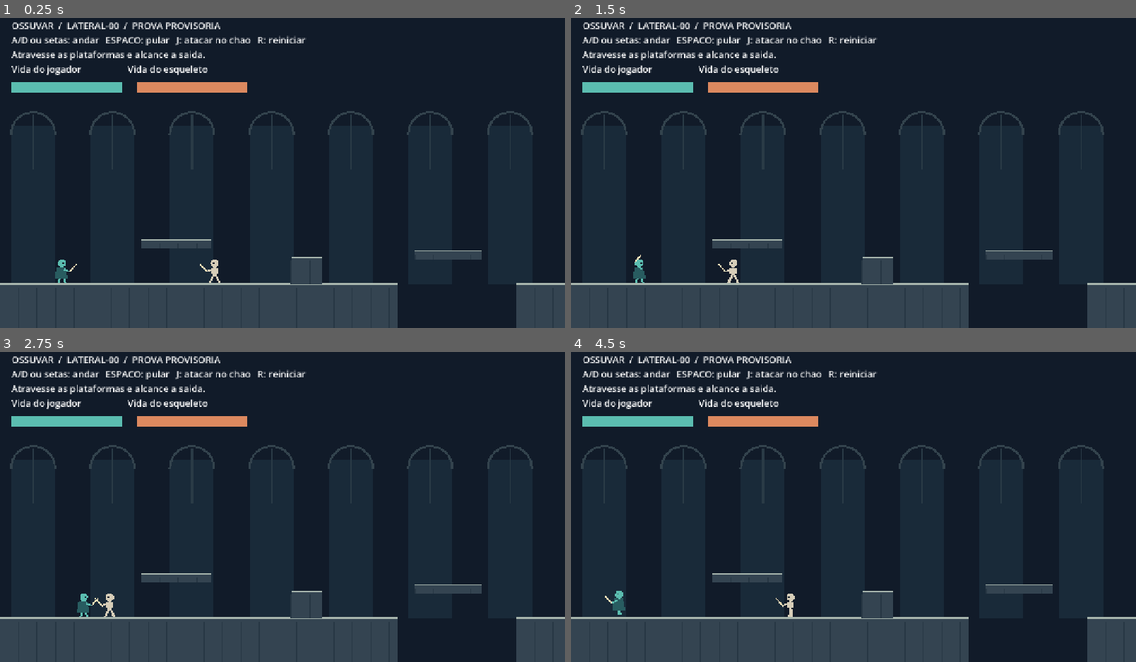
Above: before the commit, frames 1-4 (two rows, left to right).
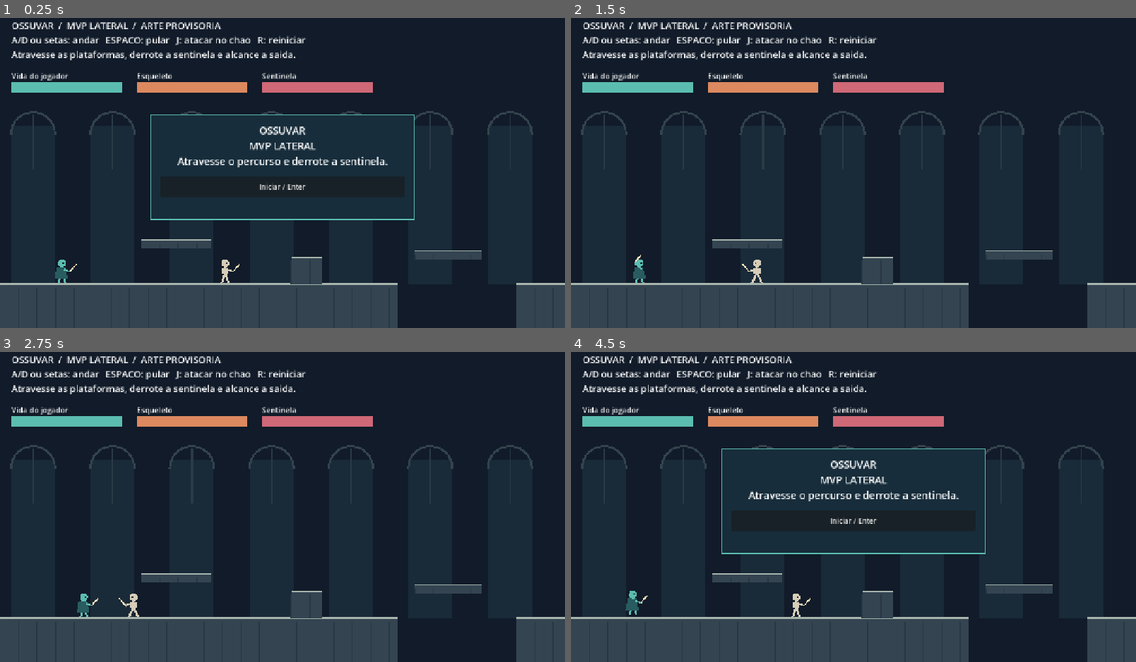
Above: after the commit, the same moments.

Repository: Sarhuman/OSSUVAR
Game: Godot game, scene res://world/lateral/lateral.tscn
Two runs of this game, one before a commit and one after it. Both use one fixed random seed, a clock stepped at 60 frames per second and the inputs below. This scene is started directly instead of the project's main scene.
Inputs (mouse positions are in pixels of both pictures, inside the frame that each line leads up to):
- Up to frame 1 (0.25 s): no input
- Up to frame 2 (1.5 s): click (853, 185) at 0.5 s, where only the run after the commit has a clickable "Iniciar / Enter"; tap Enter at 1.25 s; move the mouse to (977, 154) at 1.27 s; hold D from 1.28 s (still down); tap J at 1.35 s; click (977, 154) at 1.42 s
- Up to frame 3 (2.75 s): tap Space at 1.52 s; tap Enter at 1.55 s; release D at 2 s; drag from (169, 519) to (254, 565) at 2.02 s
- Up to frame 4 (4.5 s): move the mouse to (910, 432) at 2.77 s; hold D 2.78-3.5 s; tap F at 2.85 s; click (910, 432) at 2.92 s; tap E at 3.05 s; drag from (825, 565) to (684, 457) at 3.52 s; move the mouse to (1023, 550) at 4.27 s; hold A from 4.28 s (still down); tap R at 4.35 s; click (1023, 550) at 4.42 s

The runs differ from the first frame. In frame 1, 3.8% of the frame differs, in the area x 2-74%, y 1-86%; in frame 2, 2.3%; in frame 3, 2.3%; in frame 4, 4.0%.

Commit message:
feat: completar MVP lateral e corrigir resolucao de ataques

Diff:
--- a/combat/lateral_fighter.gd
+++ b/combat/lateral_fighter.gd
@@ -40,12 +40,20 @@
 	return true
 
 
-func advance(delta: float) -> void:
-	if age < 0.0:
-		return
-	age += delta
+func advance(delta: float, target: LateralFighter = null) -> HealthComponent.Result:
+	if age < 0.0 or not is_finite(delta) or delta < 0.0:
+		return null
+	var next_age: float = age + delta
+	var result: HealthComponent.Result = null
+	# Resolver a interseção temporal antes de descartar a execução/ledger.
+	# O adapter fornece somente um alvo cuja geometria está livre neste passo.
+	if target != null and age < prepare + active and next_age >= prepare:
+		age = maxf(age, prepare)
+		result = try_hit(target)
+	age = next_age
 	if age >= prepare + active + recovery:
 		cancel()
+	return result
 
 
 func cancel() -> void:
--- a/core/lateral_session.gd
+++ b/core/lateral_session.gd
@@ -4,6 +4,7 @@
 
 var player: LateralFighter
 var enemy: LateralFighter
+var boss: LateralFighter
 var rng_context: RngContext
 
 
@@ -22,4 +23,11 @@
 		rules.active,
 		rules.enemy_recovery
 	)
+	boss = LateralFighter.new(
+		rules.boss_health,
+		rules.offense(rules.boss_damage),
+		rules.boss_prepare,
+		rules.active,
+		rules.boss_recovery
+	)
 	rng_context = Rng.create_context("lateral_probe", rules.seed_value)
--- a/data/lateral_rules.gd
+++ b/data/lateral_rules.gd
@@ -22,6 +22,12 @@
 @export var active: float = 0.10
 @export var player_recovery: float = 0.24
 @export var enemy_recovery: float = 0.60
+@export var boss_health: float = 128.0
+@export var boss_damage: int = 18
+@export var boss_prepare: float = 0.75
+@export var boss_recovery: float = 0.80
+@export var boss_reach: float = 76.0
+@export var boss_body_size: Vector2 = Vector2(48, 88)
 @export var seed_value: int = 1314
 
 
--- a/tests/lateral_playthrough.gd
+++ b/tests/lateral_playthrough.gd
@@ -4,6 +4,7 @@
 var stage: Node2D
 var ticks: int = 0
 var picture: int = 0
+var recording: bool = true
 var output: String = ""
 var frame_times: Array[Dictionary] = []
 var held_movement: Dictionary[int, bool] = {}
@@ -36,7 +37,7 @@
 		await physics_frame
 		await process_frame
 		ticks += 1
-		if ticks % 6 == 0:
+		if ticks % 6 == 0 and recording:
 			snapshot("frame_%03d" % picture)
 			picture += 1
 
@@ -76,12 +77,46 @@
 	assert(false, "Aterrissagem incorreta: %s" % stage.player.position)
 
 
+func fight(target: Node2D, strikes: int, label: String) -> void:
+	for attack: int in strikes:
+		while stage.player.fighter.phase() != 0:
+			await step(1)
+		if absf(target.position.x - stage.player.position.x) < 30.0:
+			var away: Key = KEY_A if target.position.x >= stage.player.position.x else KEY_D
+			key(away, true)
+			while absf(target.position.x - stage.player.position.x) < 38.0:
+				await step(1)
+			key(away, false)
+		var direction: Key = KEY_D if target.position.x > stage.player.position.x else KEY_A
+		key(direction, true)
+		var timeout: int = 0
+		while absf(target.position.x - stage.player.position.x) > 50.0 and timeout < 120:
+			await step(1)
+			timeout += 1
+		await step(1)
+		key(direction, false)
+		var before: float = target.fighter.health.current()
+		await tap(KEY_J)
+		assert(stage.player.fighter.phase() != 0)
+		await step(12)
+		snapshot("%s_%d" % [label, attack])
+		while stage.player.fighter.phase() != 0:
+			await step(1)
+		assert(target.fighter.health.current() == maxf(0, before - 16.0))
+	assert(target.fighter.health.is_dead(), "Combate deve concluir sem alterar o dano")
+	assert(not stage.session.player.health.is_dead())
+
+
 func run() -> void:
-	create_timer(55).timeout.connect(func() -> void: quit(1))
+	create_timer(65).timeout.connect(func() -> void: quit(1))
 	stage = (load("res://world/lateral/lateral.tscn") as PackedScene).instantiate() as Node2D
 	root.add_child(stage)
 	await step(20)
 	assert(stage.player.is_on_floor())
+	assert(not stage.active)
+	snapshot("00_menu")
+	await tap(KEY_ENTER)
+	assert(stage.active)
 	snapshot("01_inicio")
 	var before: float = stage.player.position.x
 	key(KEY_A, true)
@@ -97,17 +132,7 @@
 	snapshot("03_plataforma")
 	await walk_to(510)
 	await land(620)
-	for attack: int in 3:
-		var direction: Key = KEY_D if stage.enemy.position.x > stage.player.position.x else KEY_A
-		key(direction, true)
-		await step(1)
-		key(direction, false)
-		await tap(KEY_J)
-		await step(12)
-		snapshot("04_combate_%d" % attack)
-		await step(20)
-	assert(stage.session.enemy.health.is_dead(), "Três ataques devem derrotar o esqueleto")
-	assert(not stage.session.player.health.is_dead())
+	await fight(stage.enemy, 3, "04_combate")
 	key(KEY_D, true)
 	await step(100)
 	key(KEY_D, false)
@@ -126,17 +151,31 @@
 	await tap(KEY_SPACE)
 	await walk_to(1235)
 	await land(620)
+	await walk_to(2000)
+	await fight(stage.boss, 8, "07_chefe")
+	snapshot("08_chefe_derrotado")
 	await walk_to(2260)
 	await step(3)
 	assert(stage.completed)
 	assert(stage.camera.get_screen_center_position().x <= 1761.0)
-	snapshot("07_saida")
+	snapshot("09_encerramento")
+	recording = false
+	await tap(KEY_ENTER)
+	assert(stage.active and not stage.completed)
+	stage.session.player.health.damage(999.0)  # Somente prova da tela de derrota, após vencer.
+	await step(3)
+	snapshot("10_derrota_forcada")
+	var dead_health: RefCounted = stage.session.player.health
+	await tap(KEY_ENTER)
+	assert(stage.active and dead_health.is_dead())
+	assert(stage.session.player.health.current() == 100.0)
+	snapshot("11_jogar_novamente")
 	var old: RefCounted = stage.session
 	await tap(KEY_R)
-	assert(stage.session != old and not stage.completed)
+	assert(stage.session != old and not stage.completed and not stage.active)
 	assert(stage.session.player.health.current() == 100.0)
 	print("LATERAL_PLAYTHROUGH_OK: esquerda/direita, salto, duas plataformas, aterrissagens,")
-	print("obstaculo solido, 3 ataques, esqueleto morto, camera limitada, saida e R.")
+	print("obstaculo, esqueleto e chefe derrotados, camera, encerramento e nova sessao.")
 	print("CAPTURES=", picture, "; input sintetico / fisica real; nao homologacao manual.")
 	if output != "":
 		var file: FileAccess = FileAccess.open(output.path_join("frames.json"), FileAccess.WRITE)
--- a/tests/test_lateral.gd
+++ b/tests/test_lateral.gd
@@ -51,6 +51,7 @@
 func test_scene_death_blocks_input_and_restart_is_independent() -> void:
 	var stage: LateralStage = SCENE.instantiate() as LateralStage
 	add_child_autofree(stage)
+	stage.begin()
 	await wait_physics_frames(20)
 	var old: LateralSession = stage.session
 	var old_actor: LateralActor = stage.player
@@ -84,6 +85,7 @@
 func test_ground_jump_air_attack_and_landing() -> void:
 	var stage: LateralStage = SCENE.instantiate() as LateralStage
 	add_child_autofree(stage)
+	stage.begin()
 	await wait_physics_frames(20)
 	assert_true(stage.player.is_on_floor())
 	assert_true(stage.player.request_jump())
--- /dev/null
+++ b/tests/test_lateral_mvp.gd
@@ -0,0 +1,96 @@
+extends GutTest
+
+const SCENE: PackedScene = preload("res://world/lateral/lateral.tscn")
+
+
+func test_large_steps_do_not_skip_the_active_window_or_repeat_damage() -> void:
+	for delta: float in [1.0 / 60.0, 0.1, 0.3, 0.5, 1.0]:
+		var session: LateralSession = LateralSession.new(LateralRules.new())
+		session.player.begin_attack()
+		for i: int in ceili(1.0 / delta):
+			session.player.advance(delta, session.enemy)
+		assert_eq(session.enemy.health.current(), 32.0, "delta=%s" % delta)
+		assert_eq(session.player.phase(), LateralFighter.Phase.READY)
+		assert_eq(session.player._hit.size(), 0)
+		assert_null(session.player.advance(1.0, session.enemy))
+		assert_eq(session.enemy.health.current(), 32.0)
+
+
+func test_no_delayed_hit_after_a_blocked_window_or_death() -> void:
+	var session: LateralSession = LateralSession.new(LateralRules.new())
+	session.player.begin_attack()
+	session.player.advance(0.3)  # Sem alvo elegível durante toda a janela.
+	assert_null(session.player.advance(0.01, session.enemy))
+	assert_eq(session.enemy.health.current(), 48.0)
+	session.player.advance(1.0)
+	session.player.begin_attack()
+	session.player.health.damage(999.0)
+	assert_null(session.player.advance(1.0, session.enemy))
+	assert_eq(session.enemy.health.current(), 48.0)
+
+
+func test_removed_and_freed_opponents_are_safe() -> void:
+	var stage: LateralStage = SCENE.instantiate() as LateralStage
+	add_child_autofree(stage)
+	stage.begin()
+	var removed: LateralActor = stage.enemy
+	stage.remove_child(removed)
+	stage.player.opponent = removed
+	assert_null(stage.player.reachable_target())
+	removed.free()
+	assert_null(stage.player.reachable_target())
+	stage.player.enemy = true
+	stage.player._enemy_direction()
+	assert_true(is_instance_valid(stage.player))
+	await wait_physics_frames(2)
+	assert_eq(stage.player.opponent, stage.boss)
+
+
+func test_solid_obstacle_blocks_both_attackers_without_spending_the_hit() -> void:
+	var stage: LateralStage = SCENE.instantiate() as LateralStage
+	add_child_autofree(stage)
+	await wait_physics_frames(3)
+	stage.player.set_physics_process(false)
+	stage.enemy.set_physics_process(false)
+	stage.player.position = Vector2(640, 620)
+	stage.enemy.position = Vector2(750, 620)
+	stage.player.facing = 1
+	stage.enemy.facing = -1
+	stage.rules.player_reach = 140
+	stage.rules.enemy_reach = 140
+	stage.player.opponent = stage.enemy
+	stage.enemy.opponent = stage.player
+	assert_null(stage.player.reachable_target(), "Bloco X=660..730 obstrui")
+	assert_null(stage.enemy.reachable_target())
+	stage.session.player.begin_attack()
+	stage.session.player.advance(0.17, stage.player.reachable_target())
+	assert_eq(stage.session.enemy.health.current(), 48.0)
+	assert_eq(stage.session.player._hit.size(), 0)
+	stage.enemy.position = Vector2(650, 620)
+	assert_eq(stage.player.reachable_target(), stage.session.enemy)
+	stage.session.player.advance(0.02, stage.player.reachable_target())
+	assert_eq(stage.session.enemy.health.current(), 32.0)
+
+
+func test_menu_boss_gate_ending_and_restart() -> void:
+	var stage: LateralStage = SCENE.instantiate() as LateralStage
+	add_child_autofree(stage)
+	assert_false(stage.active)
+	assert_false(stage.player.can_control())
+	assert_false(stage.player.request_attack())
+	assert_false(stage.player.request_jump())
+	stage.begin()
+	stage.player.position = Vector2(2280, 620)
+	await wait_physics_frames(4)
+	assert_false(stage.completed, "Saída exige derrotar o chefe")
+	stage.session.boss.health.damage(999.0)
+	await wait_physics_frames(3)
+	assert_true(stage.completed)
+	assert_false(stage.player.can_control())
+	var old: LateralSession = stage.session
+	stage._primary()
+	assert_true(stage.active)
+	assert_false(stage.completed)
+	assert_true(old.boss.health.is_dead())
+	assert_ne(stage.session.boss.health, old.boss.health)
+	assert_eq(stage.session.boss.health.current(), 128.0)
--- a/world/lateral/lateral_actor.gd
+++ b/world/lateral/lateral_actor.gd
@@ -6,6 +6,7 @@
 var rules: LateralRules
 var opponent: LateralActor
 var enemy: bool = false
+var boss: bool = false
 var facing: float = 1.0
 var controls_enabled: bool = true
 var patrol_direction: float = -1.0
@@ -17,10 +18,11 @@
 	collision_mask = 1
 	var shape: CollisionShape2D = CollisionShape2D.new()
 	var capsule: CapsuleShape2D = CapsuleShape2D.new()
-	capsule.radius = rules.body_size.x / 2.0
-	capsule.height = rules.body_size.y
+	var size: Vector2 = rules.boss_body_size if boss else rules.body_size
+	capsule.radius = size.x / 2.0
+	capsule.height = size.y
 	shape.shape = capsule
-	shape.position.y = -rules.body_size.y / 2.0
+	shape.position.y = -size.y / 2.0
 	add_child(shape)
 
 
@@ -41,7 +43,7 @@
 
 func _physics_process(delta: float) -> void:
 	animation_time += delta
-	fighter.advance(delta)
+	fighter.advance(delta, reachable_target())
 	var direction: float = 0.0
 	if can_control() and fighter.phase() == LateralFighter.Phase.READY:
 		if enemy:
@@ -60,24 +62,51 @@
 	move_and_slide()
 	if position.y > rules.fall_y and not fighter.health.is_dead():
 		fighter.health.damage(fighter.health.current())
-	if opponent != null and not fighter.health.is_dead():
-		var difference: Vector2 = opponent.position - position
-		var reach: float = rules.enemy_reach if enemy else rules.player_reach
-		if difference.x * facing >= 0.0 and absf(difference.x) <= reach:
-			if absf(difference.y) < rules.hit_height:
-				fighter.try_hit(opponent.fighter)
 	queue_redraw()
 
 
+func reachable_target() -> LateralFighter:
+	if not _has_opponent():
+		return null
+	if fighter.health.is_dead() or opponent.fighter.health.is_dead():
+		return null
+	var difference: Vector2 = opponent.global_position - global_position
+	var reach: float = rules.enemy_reach if enemy else rules.player_reach
+	if boss:
+		reach = rules.boss_reach
+	if difference.x * facing < 0.0 or absf(difference.x) > reach:
+		return null
+	if absf(difference.y) >= rules.hit_height:
+		return null
+	var chest: Vector2 = Vector2(0, -rules.body_size.y / 2.0)
+	var query: PhysicsRayQueryParameters2D = PhysicsRayQueryParameters2D.create(
+		global_position + chest, opponent.global_position + chest, collision_mask
+	)
+	query.hit_from_inside = true
+	if not get_world_2d().direct_space_state.intersect_ray(query).is_empty():
+		return null
+	return opponent.fighter
+
+
+func _has_opponent() -> bool:
+	return (
+		is_instance_valid(opponent)
+		and opponent.is_inside_tree()
+		and not opponent.is_queued_for_deletion()
+	)
+
+
 func _enemy_direction() -> float:
-	if opponent != null and not opponent.fighter.health.is_dead():
+	if _has_opponent() and not opponent.fighter.health.is_dead():
 		var distance: Vector2 = opponent.position - position
 		if absf(distance.x) < rules.aggro:
 			facing = signf(distance.x) if distance.x != 0.0 else facing
-			if absf(distance.x) <= rules.enemy_reach and absf(distance.y) < rules.hit_height:
+			if reachable_target() != null:
 				request_attack()
 				return 0.0
 			return facing
+	if boss:
+		return 0.0
 	if position.x < rules.patrol_limits.x:
 		patrol_direction = 1.0
 	elif position.x > rules.patrol_limits.y:
@@ -87,11 +116,15 @@
 
 func _draw() -> void:
 	# Silhuetas próprias vetoriais, não derivadas dos pacotes inspecionados.
+	if boss:
+		draw_set_transform(Vector2.ZERO, 0.0, Vector2.ONE * 1.5)
 	if fighter.health.is_dead():
 		draw_line(Vector2(-18, -3), Vector2(18, -3), Color("8e918a"), 6)
 		return
 	var step: float = sin(animation_time * 15.0) * 6.0 if absf(velocity.x) > 1.0 else 0.0
 	var color: Color = Color("d6cdb8") if enemy else Color("5bbdb0")
+	if boss:
+		color = Color("eaa48c")
 	draw_line(Vector2(0, -25), Vector2(-8 + step, -2), color, 5)
 	draw_line(Vector2(0, -25), Vector2(8 - step, -2), color, 5)
 	if enemy:
--- a/world/lateral/lateral_stage.gd
+++ b/world/lateral/lateral_stage.gd
@@ -6,11 +6,17 @@
 var session: LateralSession
 var player: LateralActor
 var enemy: LateralActor
+var boss: LateralActor
 var camera: Camera2D
 var completed: bool = false
+var active: bool = false
 var hud: Label
 var player_bar: ProgressBar
 var enemy_bar: ProgressBar
+var boss_bar: ProgressBar
+var panel: PanelContainer
+var message: Label
+var primary: Button
 var surfaces: Array[Rect2] = [
 	Rect2(0, 620, 900, 100),
 	Rect2(1170, 620, 1230, 100),
@@ -33,21 +39,48 @@
 	hud.position = Vector2(26, 18)
 	hud.add_theme_font_size_override("font_size", 21)
 	layer.add_child(hud)
-	player_bar = _bar(layer, Vector2(26, 160), Color("5bbdb0"))
-	enemy_bar = _bar(layer, Vector2(310, 160), Color("dc895f"))
+	player_bar = _bar(layer, Vector2(26, 160), Color("5bbdb0"), "Vida do jogador")
+	enemy_bar = _bar(layer, Vector2(310, 160), Color("dc895f"), "Esqueleto")
+	boss_bar = _bar(layer, Vector2(594, 160), Color("cf6877"), "Sentinela")
+	panel = PanelContainer.new()
+	panel.position = Vector2(340, 235)
+	panel.custom_minimum_size = Vector2(600, 240)
+	var style: StyleBoxFlat = StyleBoxFlat.new()
+	style.bg_color = Color("172d3b")
+	style.set_border_width_all(3)
+	style.border_color = Color("5bbdb0")
+	style.content_margin_left = 24
+	style.content_margin_right = 24
+	style.content_margin_top = 20
+	style.content_margin_bottom = 20
+	panel.add_theme_stylebox_override("panel", style)
+	layer.add_child(panel)
+	var column: VBoxContainer = VBoxContainer.new()
+	column.add_theme_constant_override("separation", 18)
+	panel.add_child(column)
+	message = Label.new()
+	message.horizontal_alignment = HORIZONTAL_ALIGNMENT_CENTER
+	message.add_theme_font_size_override("font_size", 23)
+	column.add_child(message)
+	primary = Button.new()
+	primary.custom_minimum_size.y = 48
+	primary.pressed.connect(_primary)
+	column.add_child(primary)
 	restart()
 
 
 func restart() -> void:
-	for actor: LateralActor in [player, enemy]:
+	for actor: LateralActor in _actors():
 		if is_instance_valid(actor):
 			remove_child(actor)
 			actor.queue_free()
 	session = LateralSession.new(rules)
 	player = _actor(session.player, Vector2(140, 600), false)
 	enemy = _actor(session.enemy, Vector2(510, 620), true)
+	boss = _actor(session.boss, Vector2(2100, 620), true, true)
 	player.opponent = enemy
 	enemy.opponent = player
+	boss.opponent = player
 	camera = Camera2D.new()
 	camera.position.y = -180
 	camera.limit_left = 0
@@ -56,13 +89,44 @@
 	camera.limit_bottom = 720
 	player.add_child(camera)
 	completed = false
-
-
-func _actor(fighter: LateralFighter, point: Vector2, hostile: bool) -> LateralActor:
+	active = false
+	for actor: LateralActor in _actors():
+		actor.controls_enabled = false
+
+
+func _actors() -> Array[LateralActor]:
+	var result: Array[LateralActor] = []
+	if is_instance_valid(player):
+		result.append(player)
+	if is_instance_valid(enemy):
+		result.append(enemy)
+	if is_instance_valid(boss):
+		result.append(boss)
+	return result
+
+
+func begin() -> void:
+	active = true
+	for actor: LateralActor in _actors():
+		if is_instance_valid(actor):
+			actor.controls_enabled = true
+
+
+func _primary() -> void:
+	if completed or session.player.health.is_dead():
+		restart()
+	if not active:
+		begin()
+
+
+func _actor(
+	fighter: LateralFighter, point: Vector2, hostile: bool, is_boss: bool = false
+) -> LateralActor:
 	var actor: LateralActor = LateralActor.new()
 	actor.fighter = fighter
 	actor.rules = rules
 	actor.enemy = hostile
+	actor.boss = is_boss
 	actor.position = point
 	add_child(actor)
 	return actor
@@ -80,7 +144,7 @@
 	add_child(body)
 
 
-func _bar(layer: CanvasLayer, point: Vector2, color: Color) -> ProgressBar:
+func _bar(layer: CanvasLayer, point: Vector2, color: Color, caption: String) -> ProgressBar:
 	var bar: ProgressBar = ProgressBar.new()
 	bar.position = point
 	bar.size = Vector2(250, 14)
@@ -89,6 +153,11 @@
 	fill.bg_color = color
 	bar.add_theme_stylebox_override("fill", fill)
 	layer.add_child(bar)
+	var title: Label = Label.new()
+	title.position.y = -25
+	title.text = caption
+	title.add_theme_font_size_override("font_size", 17)
+	bar.add_child(title)
 	return bar
 
 
@@ -96,6 +165,8 @@
 	if not event is InputEventKey or not event.pressed or event.echo:
 		return
 	match event.physical_keycode:
+		KEY_ENTER:
+			_primary()
 		KEY_SPACE:
 			player.request_jump()
 		KEY_J:
@@ -105,21 +176,59 @@
 
 
 func _process(_delta: float) -> void:
-	if not player.fighter.health.is_dead() and player.position.x > 2250 and player.is_on_floor():
+	if not is_instance_valid(player) or not player.is_inside_tree():
+		return
+	player.opponent = null
+	for target: LateralActor in _actors():
+		if target == player:
+			continue
+		if (
+			is_instance_valid(target)
+			and target.is_inside_tree()
+			and not target.fighter.health.is_dead()
+		):
+			if (
+				player.opponent == null
+				or (
+					absf(target.position.x - player.position.x)
+					< absf(player.opponent.position.x - player.position.x)
+				)
+			):
+				player.opponent = target
+	if (
+		active
+		and not player.fighter.health.is_dead()
+		and session.boss.health.is_dead()
+		and player.position.x > 2250
+		and player.is_on_floor()
+	):
 		completed = true
-		player.controls_enabled = false
+		for actor: LateralActor in _actors():
+			if is_instance_valid(actor):
+				actor.controls_enabled = false
 	player_bar.max_value = session.player.health.maximum()
 	player_bar.value = session.player.health.current()
 	enemy_bar.max_value = session.enemy.health.maximum()
 	enemy_bar.value = session.enemy.health.current()
-	var status: String = "Atravesse as plataformas e alcance a saida."
+	boss_bar.max_value = session.boss.health.maximum()
+	boss_bar.value = session.boss.health.current()
+	var status: String = "Atravesse as plataformas, derrote a sentinela e alcance a saida."
+	if player.position.x > 2180 and not session.boss.health.is_dead():
+		status = "Saida fechada: derrote a sentinela."
 	if completed:
-		status = "SAIDA ALCANCADA — R para uma nova prova."
+		status = "PERCURSO CONCLUIDO — MVP lateral."
 	elif session.player.health.is_dead():
 		status = "VOCE MORREU — R para uma nova prova."
-	hud.text = "OSSUVAR  /  LATERAL-00  /  PROVA PROVISORIA\n"
+	panel.visible = not active or completed or session.player.health.is_dead()
+	primary.text = "Jogar novamente / Enter" if active else "Iniciar / Enter"
+	message.text = "OSSUVAR\nMVP LATERAL\nAtravesse o percurso e derrote a sentinela."
+	if completed:
+		message.text = "PERCURSO CONCLUIDO\nA sentinela foi derrotada.\nObrigado por jogar."
+	elif session.player.health.is_dead():
+		message.text = "VOCE MORREU\nTente novamente.\nUma nova partida cria novos estados."
+	hud.text = "OSSUVAR  /  MVP LATERAL  /  ARTE PROVISORIA\n"
 	hud.text += "A/D ou setas: andar   ESPACO: pular   J: atacar no chao   R: reiniciar\n"
-	hud.text += status + "\nVida do jogador                     Vida do esqueleto"
+	hud.text += status
 	queue_redraw()
 
 
@@ -138,8 +247,11 @@
 			draw_line(
 				Vector2(x, surface.position.y + 8), Vector2(x, surface.end.y), Color("273744"), 2
 			)
+	var exit_color: Color = Color("83d3ae")
+	if session != null and not session.boss.health.is_dead():
+		exit_color = Color("d8a065")
 	draw_rect(Rect2(2220, 500, 65, 120), Color("243e40"))
-	draw_rect(Rect2(2220, 500, 65, 120), Color("83d3ae"), false, 4)
+	draw_rect(Rect2(2220, 500, 65, 120), exit_color, false, 4)
 	draw_string(
 		ThemeDB.fallback_font,
 		Vector2(2204, 483),
Not shown, added: tests/test_lateral_mvp.gd.uid
Not shown, changed: docs/LATERAL00_RELATORIO.md
